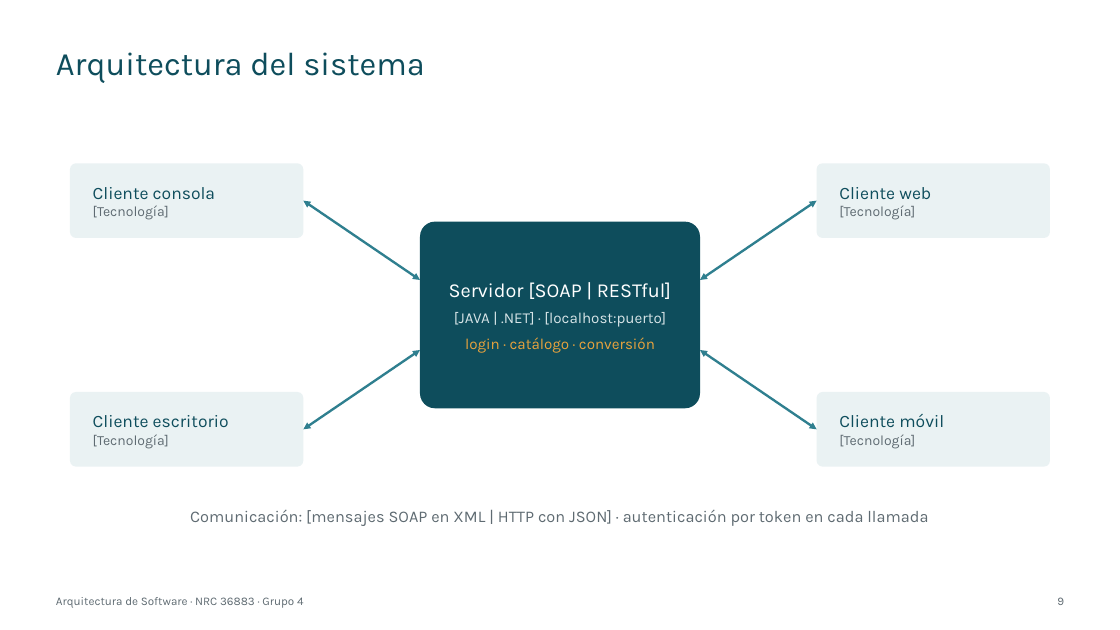
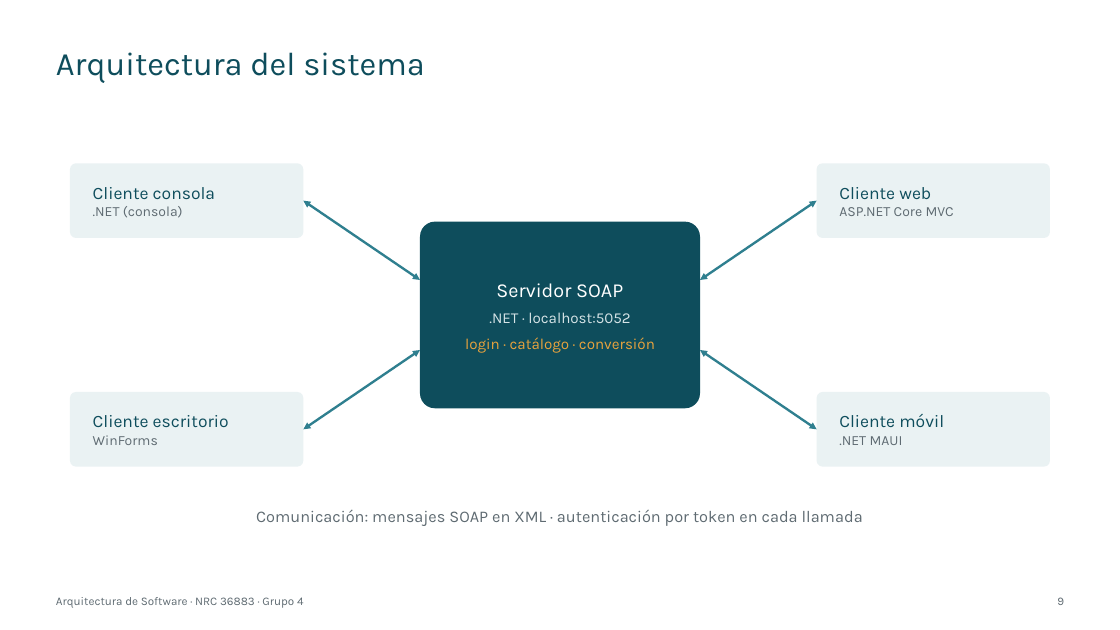
Before and after one commit to IMarcusDev/TI.1.2.-PAO202651_SOAP_DOTNET_SINBDD_NRC_36883_GR04, a slide deck: slide 9 of 05. DOCUMENTACION/PRESENTACION TI.1.2. SOAP sin BDD en DOTNET GR4.pptx. Drawn at 1120x630 pixels with LibreOffice and Linux fonts; fonts in the diff are those of the drawing. Boxes give left, top, right and bottom in pixels: in the first picture for what was removed or moved away, otherwise in the second. Text is boxed around its words. In the diff, an @@ line names an element or a change of style, - is before the commit and + after.

```diff
--- a/05. DOCUMENTACION/PRESENTACION TI.1.2. SOAP sin BDD en DOTNET GR4.pptx
+++ b/05. DOCUMENTACION/PRESENTACION TI.1.2. SOAP sin BDD en DOTNET GR4.pptx
@@ text in rounded rectangle at box(93, 206, 183, 218): text changed @@
-[Tecnología]
+.NET (consola)
@@ text in rounded rectangle at box(839, 207, 954, 216): text changed @@
-[Tecnología]
+ASP.NET Core MVC
@@ text in rounded rectangle at box(489, 283, 630, 323): text changed @@
-Servidor [SOAP | RESTful]
-[JAVA | .NET] · [localhost:puerto]
+Servidor SOAP
+.NET · localhost:5052
@@ text in rounded rectangle at box(93, 435, 158, 445): text changed @@
-[Tecnología]
+WinForms
@@ text in rounded rectangle at box(839, 436, 903, 445): text changed @@
-[Tecnología]
+.NET MAUI
@@ text at box(256, 510, 863, 526): text changed @@
-Comunicación: [mensajes SOAP en XML | HTTP con JSON] · autenticación por token en cada llamada
+Comunicación: mensajes SOAP en XML · autenticación por token en cada llamada
```
Also in this commit, not shown: 27 other slides changed.
